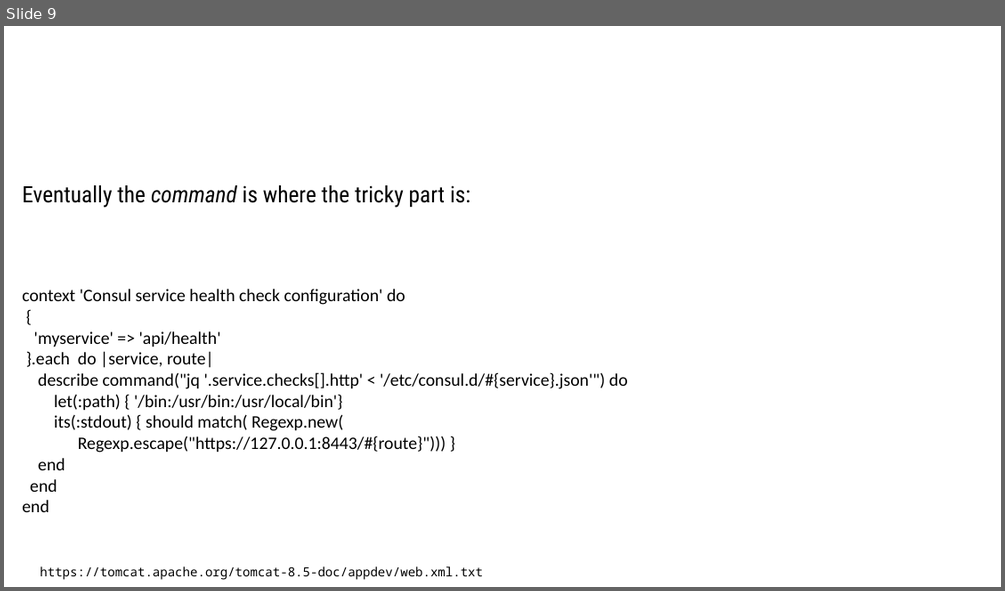
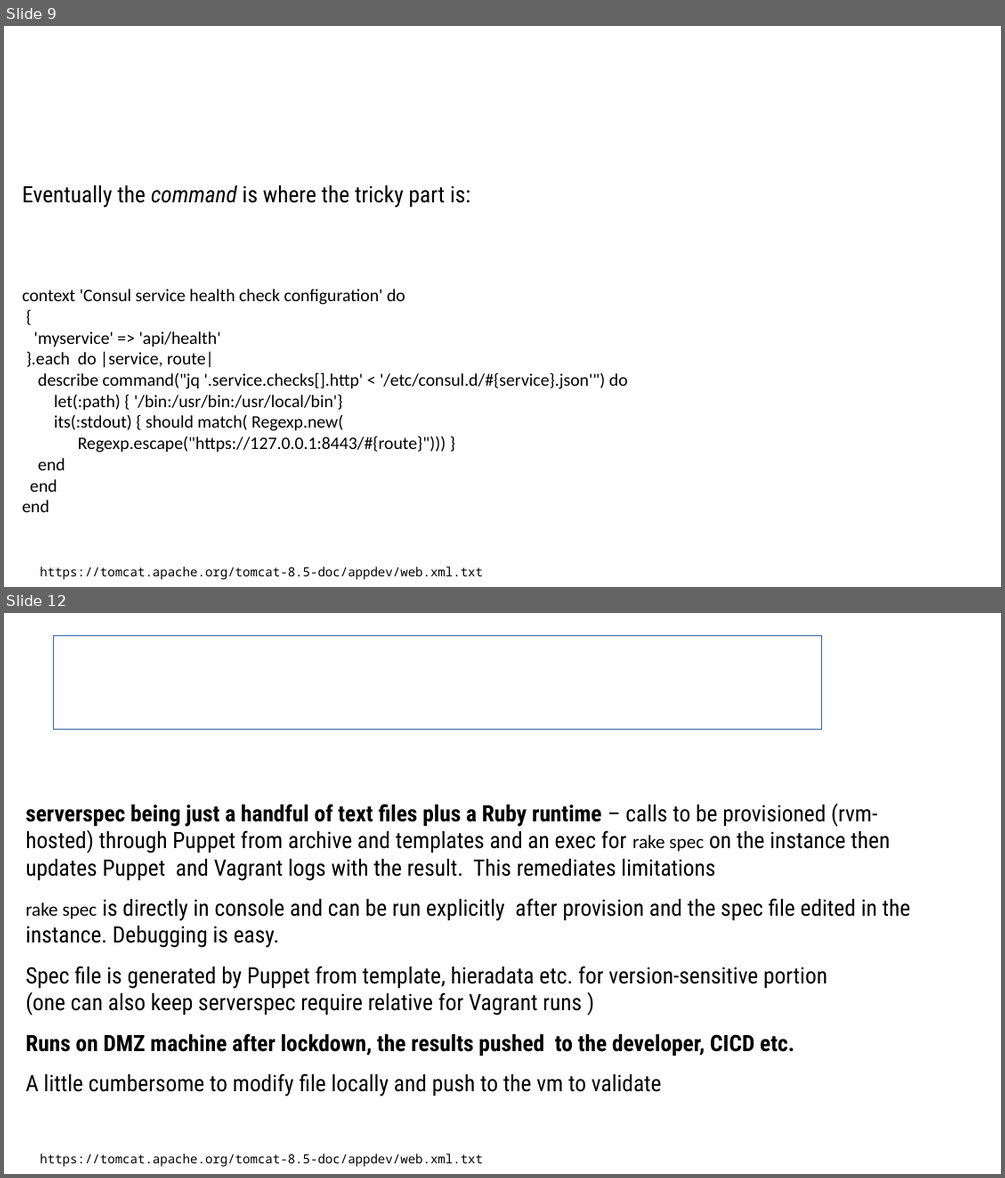
Before and after one commit to sergueik/uru_serverspec, a slide deck: Serverspec Integration in Cloud Provision.odp. Shown one above the other, each under a label of ours: slide 9 before the commit, slides 9 and 12 after it; the slides between them are not shown. The pictures are 1005x591 and 1005x1178 pixels, drawn with LibreOffice and Linux fonts; fonts in the diff are those of the drawing; background and template pictures are left out. Boxes give left, top, right and bottom in pixels: in the first picture for what was removed or moved away, otherwise in the second. Text is boxed around its words. In the diff, an @@ line names an element or a change of style, - is before the commit and + after.

```diff
--- a/Serverspec Integration in Cloud Provision.odp
+++ b/Serverspec Integration in Cloud Provision.odp
@@ slide 12 added at bbox=[4, 613, 1001, 1174], background #FFFFFF @@
@@ title added at bbox=[54, 635, 822, 730], outline #3465A4 0 pt, 31.1 pt, text #FFFFFF, bold @@
+Serverspec through own Puppet module
@@ text added at bbox=[25, 803, 911, 1096], 18 pt, text #000000 @@
+serverspec being just a handful of text files plus a Ruby runtime – calls to be provisioned (rvm-hosted) through Puppet from archive and templates and an exec for rake spec on the instance then updates Puppet and Vagrant logs with the result. This remediates limitations
+rake spec is directly in console and can be run explicitly after provision and the spec file edited in the instance. Debugging is easy.
+Spec file is generated by Puppet from template, hieradata etc. for version-sensitive portion
+(one can also keep serverspec require relative for Vagrant runs )
+Runs on DMZ machine after lockdown, the results pushed to the developer, CICD etc.
+A little cumbersome to modify file locally and push to the vm to validate
@@ text added at bbox=[40, 1153, 483, 1167], 10 pt, text #000000 @@
+https://tomcat.apache.org/tomcat-8.5-doc/appdev/web.xml.txt
```
Also in this commit, not shown: 2 other slides added, 1 other file.
